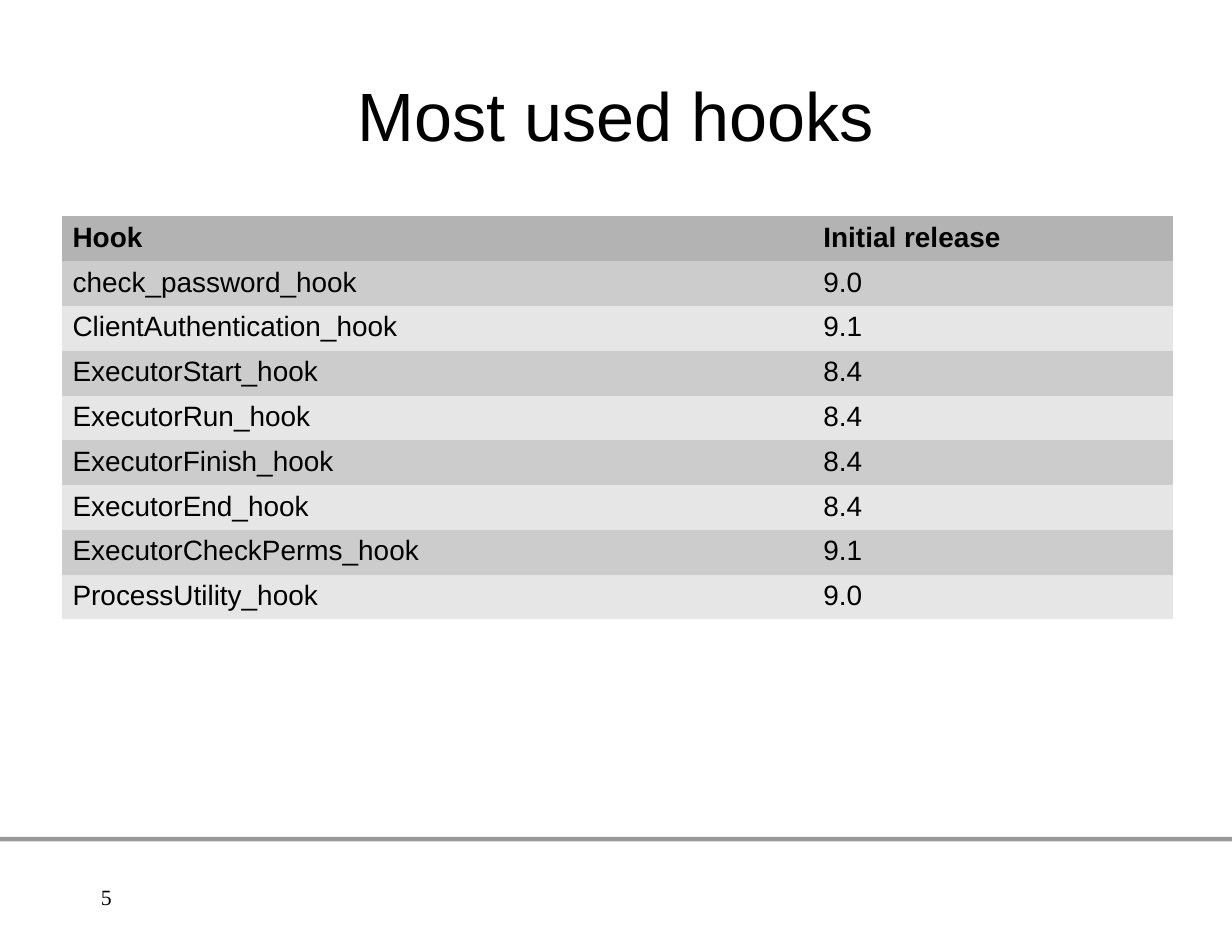
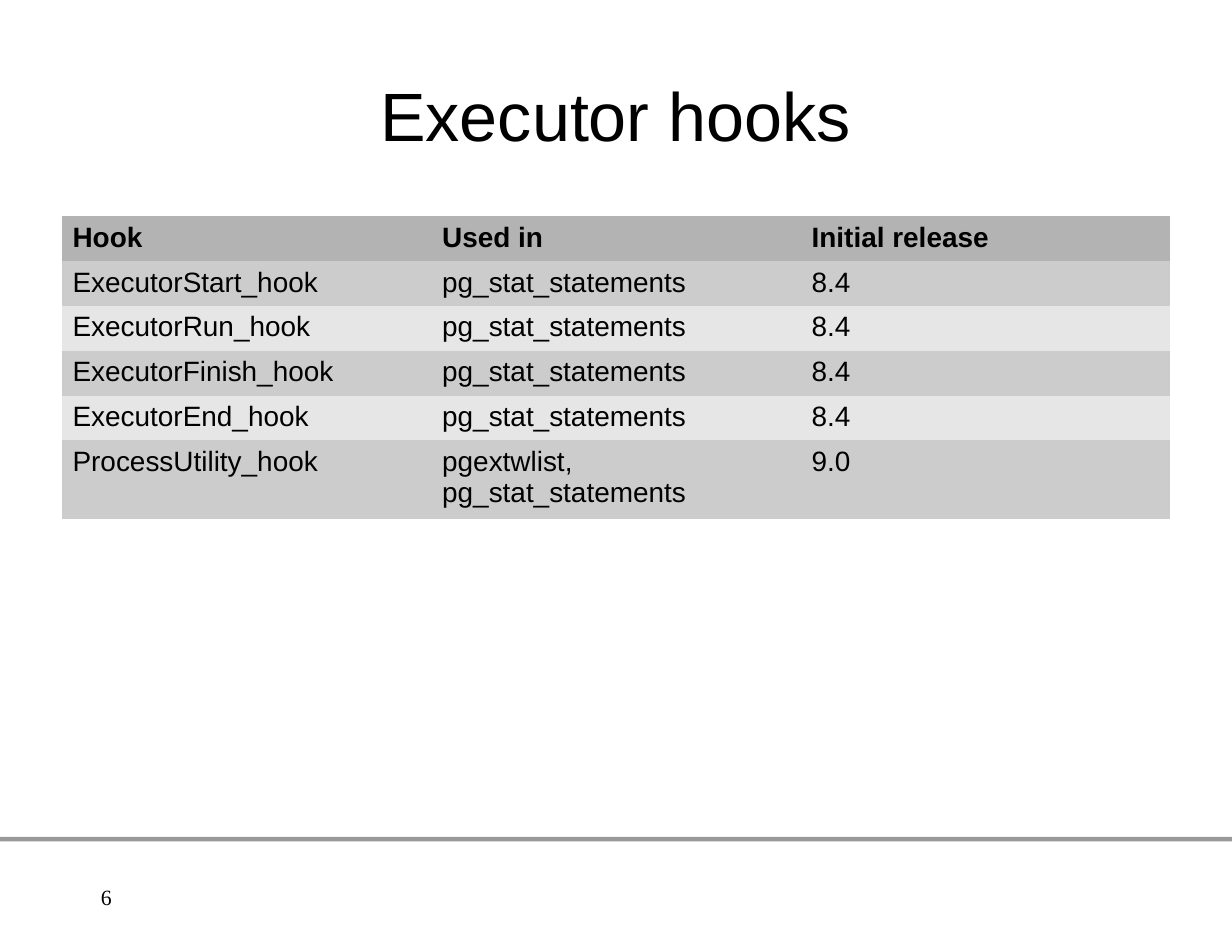
Before and after one commit to gleu/Hooks-in-PostgreSQL, a slide deck: slide 6 of hooks_in_postgresql.odp (slide 5 before the commit). Drawn at 1232x925 pixels with LibreOffice and Linux fonts; fonts in the diff are those of the drawing; background and template pictures are left out. Boxes give left, top, right and bottom in pixels: in the first picture for what was removed or moved away, otherwise in the second. Text is boxed around its words. In the diff, an @@ line names an element or a change of style, - is before the commit and + after.

Commit message:
Change the hook list
I had three tables with a bunch of unclassified hooks. Now, each table is a
category, and there are four categories: planner, executor,
security/permissions, and PL/pgsql. It's easier to understand it this way.

```diff
--- a/hooks_in_postgresql.odp
+++ b/hooks_in_postgresql.odp
@@ title at <box>380,91,851,142</box>: text changed @@
-Most used hooks
+Executor hooks
@@ table at <box>61,217,1172,511</box> @@
-Hook | Initial release
-check_password_hook | 9.0
-ClientAuthentication_hook | 9.1
-ExecutorStart_hook | 8.4
-ExecutorRun_hook | 8.4
-ExecutorFinish_hook | 8.4
-ExecutorEnd_hook | 8.4
-ExecutorCheckPerms_hook | 9.1
-ProcessUtility_hook | 9.0
+Hook | Used in | Initial release
+ExecutorStart_hook | pg_stat_statements | 8.4
+ExecutorRun_hook | pg_stat_statements | 8.4
+ExecutorFinish_hook | pg_stat_statements | 8.4
+ExecutorEnd_hook | pg_stat_statements | 8.4
+ProcessUtility_hook | pgextwlist, pg_stat_statements | 9.0
@@ page number at <box>101,890,112,906</box>: text changed @@
-5
+6
```
Also in this commit, not shown: 3 other slides changed, 2 slides added.
